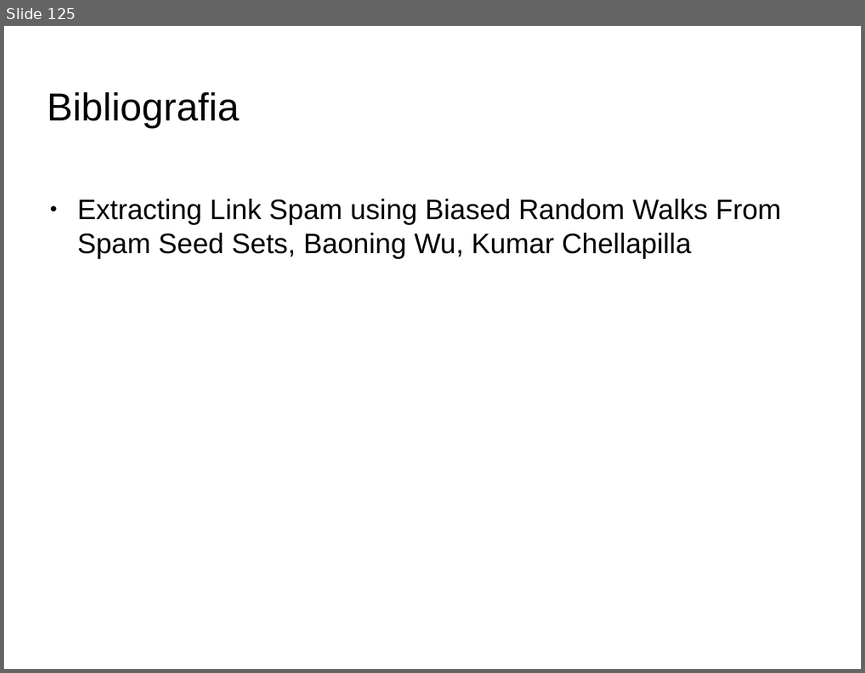
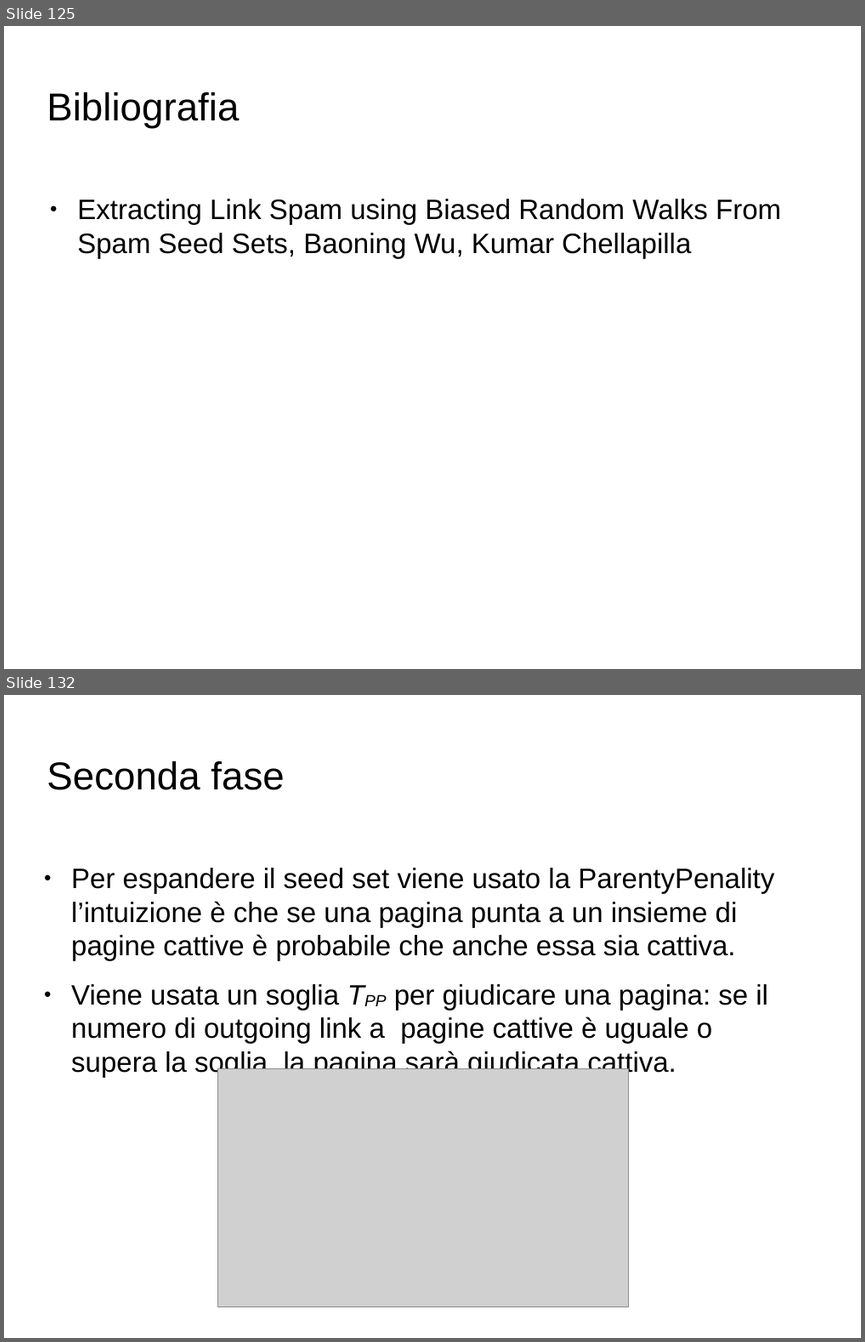
Before and after one commit to Toolanto/presentation, a slide deck: presentazione.odp. Shown one above the other, each under a label of ours: slide 125 before the commit, slides 125 and 132 after it; the slides between them are not shown. The pictures are 865x673 and 865x1342 pixels, drawn with LibreOffice and Linux fonts; fonts in the diff are those of the drawing; grey boxes stand for pictures; background and template pictures are left out. Boxes give left, top, right and bottom in pixels: in the first picture for what was removed or moved away, otherwise in the second. Text is boxed around its words. In the diff, an @@ line names an element or a change of style, - is before the commit and + after.

```diff
--- a/presentazione.odp
+++ b/presentazione.odp
@@ slide 132 added at <box>4,695,861,1338</box>, background picture (left out) @@
@@ title added at <box>46,761,284,790</box>, 36 pt, text #000000 @@
+Seconda fase
@@ text added at <box>71,868,774,1077</box>, 26 pt, text #000000 @@
+● Per espandere il seed set viene usato la ParentyPenality l’intuizione è che se una pagina punta a un insieme di pagine cattive è probabile che anche essa sia cattiva.
+● Viene usata un soglia TPP per giudicare una pagina: se il numero di outgoing link a pagine cattive è uguale o supera la soglia, la pagina sarà giudicata cattiva.
@@ picture added at <box>218,1068,629,1307</box> @@
```
Also in this commit, not shown: 1 slide changed, 52 other slides added.
